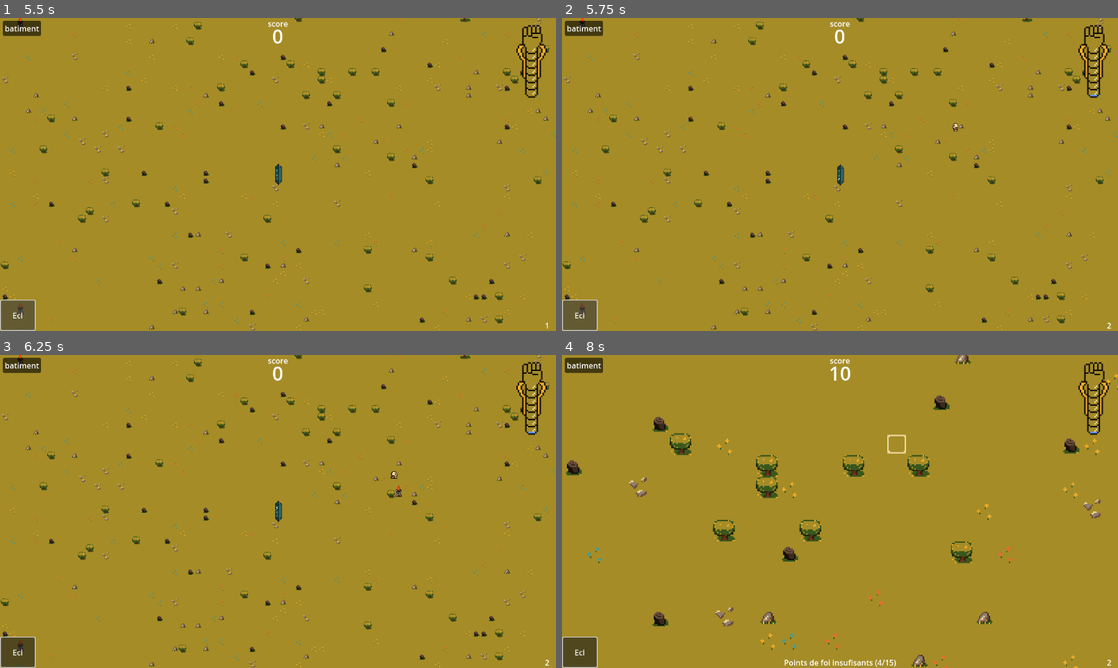
Above: before the commit, frames 1-4 (two rows, left to right).
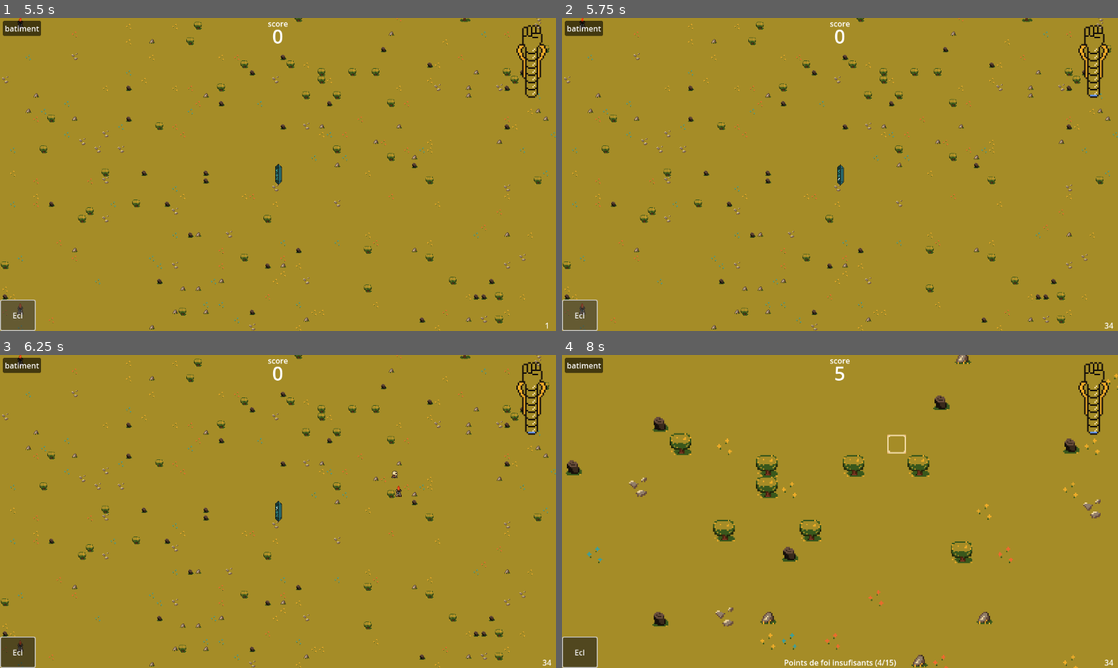
Above: after the commit, the same moments.

Repository: Nuxnuxx/gamejam-2024
Game: Godot game, scene res://Menu/main_menu.tscn
The game is run twice, just before and just after one commit, with the same random seed, the same clock (stepped at 60 frames per second) and the same inputs.
Inputs (mouse positions are in pixels of both pictures, inside the frame that each line leads up to):
- Up to frame 1 (5.5 s): click "JOUER" at 0.5 s; click "batiment" at 1.25 s; click "Ecl" at 2 s; click "batiment" at 2.75 s; click "Ecl" at 3.5 s; click "batiment" at 4.25 s; click "Ecl" at 5 s
- Up to frame 2 (5.75 s): no input
- Up to frame 3 (6.25 s): move the mouse to (400, 495) at 5.77 s; press the mouse at (400, 495) at 5.78 s
- Up to frame 4 (8 s): tap Enter at 6.5 s; move the mouse to (728, 527) at 6.52 s; release the mouse at (728, 527) at 6.53 s; tap Mouse wheel down (unzoom) at 6.6 s; tap Space at 7.25 s; move the mouse to (895, 442) at 7.27 s; hold Mouse wheel up (zoom) from 7.28 s (still down)

Frame 1 is identical in both runs. In frame 2, less than 0.1% of the frame differs, in the area x 70-100%, y 33-100%; in frame 3, less than 0.1%; in frame 4, 0.1%, in the area x 48-100%, y 3-100%.
Error after the commit: Invalid access to property or key 'ghost_rouge' on a base object of type 'Dictionary'. (res://Map/Spawner.gd:17)

Commit message:
Sounds import

Diff:
--- a/Actors/Building/Building.gd
+++ b/Actors/Building/Building.gd
@@ -30,6 +30,7 @@
 	health -= amount
 	if health <= 0:
 		queue_free()
+		$Collapse.play()
 
 func attack_shoot():
 	var not_freed_mob_in_range = []
--- a/Actors/Building/Building.tscn
+++ b/Actors/Building/Building.tscn
@@ -1,7 +1,9 @@
-[gd_scene load_steps=12 format=3 uid="uid://xegxwc3xy61w"]
+[gd_scene load_steps=14 format=3 uid="uid://xegxwc3xy61w"]
 
 [ext_resource type="Script" path="res://Actors/Building/Building.gd" id="1_5hbh2"]
 [ext_resource type="Texture2D" uid="uid://dq02cbbxn87x4" path="res://Sprites/Spritesheets/magic_tower_sheet.png" id="2_ti6e3"]
+[ext_resource type="AudioStream" uid="uid://ci8srqcp71vlk" path="res://Sounds/tower-collapse.wav" id="3_lsdjw"]
+[ext_resource type="AudioStream" uid="uid://bljcg7pmlw28w" path="res://Sounds/tower-fireball.wav" id="4_cbrkl"]
 
 [sub_resource type="AtlasTexture" id="AtlasTexture_kjw0o"]
 atlas = ExtResource("2_ti6e3")
@@ -85,5 +87,11 @@
 
 [node name="AllProjectiles" type="Node" parent="."]
 
+[node name="Collapse" type="AudioStreamPlayer" parent="."]
+stream = ExtResource("3_lsdjw")
+
+[node name="Fireball" type="AudioStreamPlayer" parent="."]
+stream = ExtResource("4_cbrkl")
+
 [connection signal="area_entered" from="ProjectileRange" to="." method="_on_projectile_range_area_entered"]
 [connection signal="area_exited" from="ProjectileRange" to="." method="_on_projectile_range_area_exited"]
--- a/Actors/Ennemy/Ennemy_Base/Ennemy_Base.tscn
+++ b/Actors/Ennemy/Ennemy_Base/Ennemy_Base.tscn
@@ -1,6 +1,8 @@
-[gd_scene load_steps=3 format=3 uid="uid://cj0t6co6vbhsn"]
+[gd_scene load_steps=5 format=3 uid="uid://cj0t6co6vbhsn"]
 
 [ext_resource type="Script" path="res://Actors/Ennemy/Ennemy_Base/ennemy_base.gd" id="1_ybgna"]
+[ext_resource type="AudioStream" uid="uid://bva3ch057lah3" path="res://Sounds/skeleton-death.wav" id="2_085u2"]
+[ext_resource type="AudioStream" uid="uid://dhgsui74m0k1c" path="res://Sounds/skeleton-attack.wav" id="3_4frgv"]
 
 [sub_resource type="CircleShape2D" id="CircleShape2D_5at6h"]
 radius = 28.2843
@@ -19,5 +21,11 @@
 shape = SubResource("CircleShape2D_5at6h")
 disabled = true
 
+[node name="Death" type="AudioStreamPlayer" parent="."]
+stream = ExtResource("2_085u2")
+
+[node name="Attack" type="AudioStreamPlayer" parent="."]
+stream = ExtResource("3_4frgv")
+
 [connection signal="area_entered" from="Area2D" to="." method="_on_area_2d_area_entered"]
 [connection signal="area_exited" from="Area2D" to="." method="_on_area_2d_area_exited"]
--- a/Actors/Ennemy/Ennemy_Base/ennemy_base.gd
+++ b/Actors/Ennemy/Ennemy_Base/ennemy_base.gd
@@ -72,10 +72,12 @@
 	if area.is_in_group("BUILD"):
 		attacking = true
 		attack_target = area
+		$Attack.play()
 
 	elif area.is_in_group("PROJECTILE"):
 		self_damage(area.damage)
 		area.queue_free()
+		$Death.play()
 
 func _ready():
 	add_to_group("ENNEMY", true)
--- a/Map/TimeManager.gd
+++ b/Map/TimeManager.gd
@@ -6,7 +6,7 @@
 
 const WaweManager = preload("res://game_manager/wawe_manager.gd")
 
-var current_wawe = 0
+var current_wawe = 30
 var generate_wave = false
 
 var holy_score = 0
Not shown, added: Sounds/build.wav.import
Not shown, added: Sounds/fire-golem-attack.wav.import
Not shown, added: Sounds/fire-golem-death.wav.import
Not shown, added: Sounds/fire-golem-walk.wav.import
Not shown, added: Sounds/ghost-attack.wav.import
Not shown, added: Sounds/ghost-death.wav.import
Not shown, added: Sounds/golem-spawning.wav.import
Not shown, added: Sounds/main-theme.wav.import
Not shown, added: Sounds/serpent-attack.wav.import
Not shown, added: Sounds/serpent-death.wav.import
Not shown, added: Sounds/skeleton-attack.wav.import
Not shown, added: Sounds/skeleton-death.wav.import
(and 18 more such lines)
